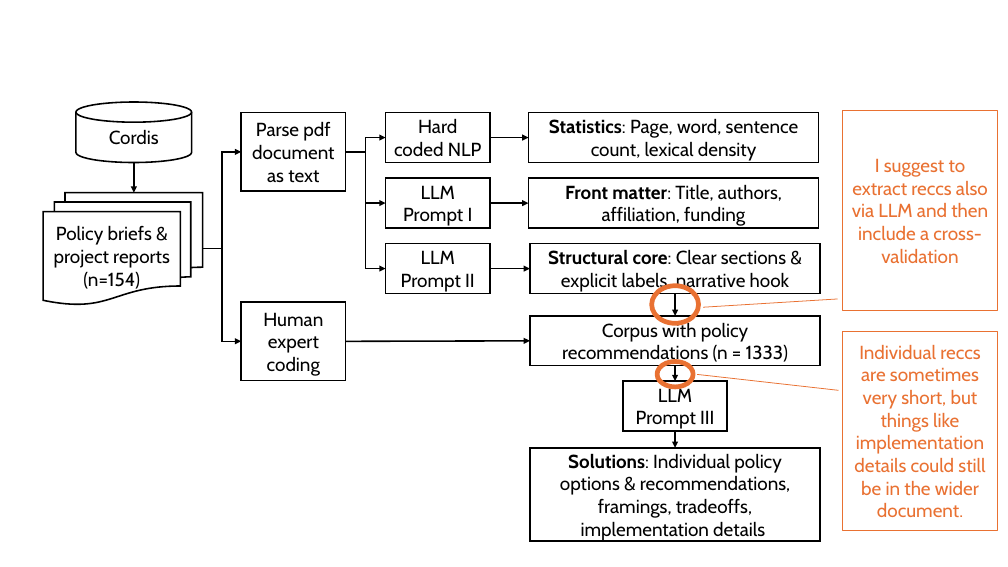
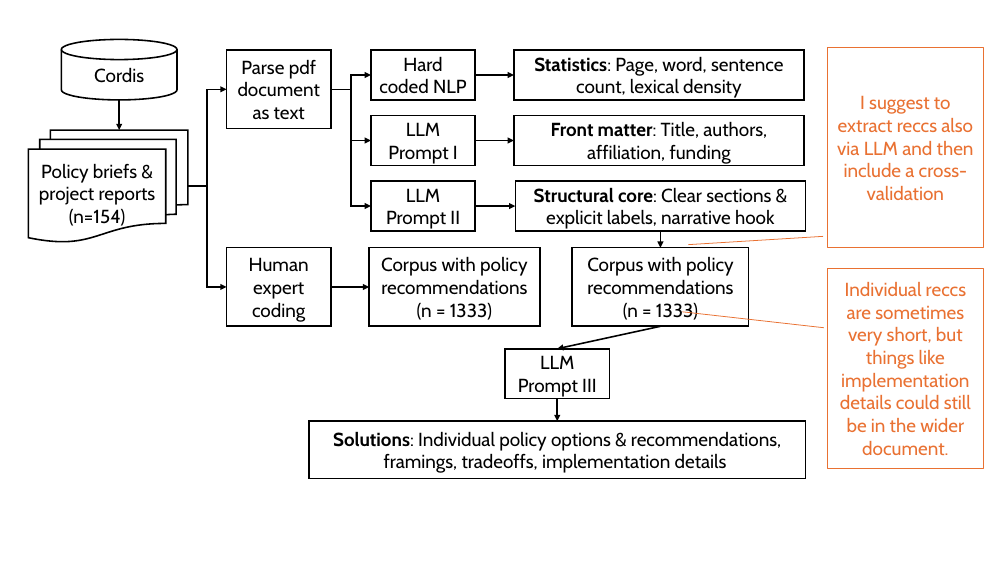
Before and after one commit to doschul/PolicyBriefAnalysis, a slide deck: slide 2 of Policy Brief Analysis.pptx. Drawn at 1008x567 pixels with LibreOffice and Linux fonts; fonts in the diff are those of the drawing. Boxes give left, top, right and bottom in pixels: in the first picture for what was removed or moved away, otherwise in the second. Text is boxed around its words. In the diff, an @@ line names an element or a change of style, - is before the commit and + after.

```diff
--- a/Policy Brief Analysis.pptx
+++ b/Policy Brief Analysis.pptx
@@ 4 elbow arrows, 3 rectangles, 2 arrows, 1 flow chart multidocument, 1 border callout, 1 cylinder: place and size @@
-4 elbow arrows, 3 rectangles, 2 arrows, 1 flow chart multidocument, 1 border callout, 1 cylinder at <box>43,102,998,532</box>
+4 elbow arrows, 3 rectangles, 2 arrows, 1 flow chart multidocument, 1 border callout, 1 cylinder at <box>29,39,984,469</box>
@@ 4 rectangles, 2 arrows, 1 border callout: place and size @@
-4 rectangles, 2 arrows, 1 border callout at <box>386,110,998,311</box>
+4 rectangles, 2 arrows, 1 border callout at <box>371,48,984,248</box>
@@ elbow arrow moved from (203, 249) - (241, 341) to (188, 186) - (227, 287) @@
@@ arrow moved from (675, 293) - (675, 316) to (661, 231) - (661, 248) @@
@@ rectangle "Human expert coding": place and size @@
-rectangle "Human expert coding" at <box>241,302,346,381</box>
+rectangle "Human expert coding" at <box>227,248,331,327</box>
@@ rectangle added at <box>369,248,540,327</box>, fill #FFFFFF, outline #000000 1.5 pt, 18 pt, text #000000 @@
+Corpus with policy recommendations (n = 1333)
@@ rectangle "Corpus with policy recommendations (n ...": place and size @@
-rectangle "Corpus with policy recommendations (n ..." at <box>530,316,820,366</box>
+rectangle "Corpus with policy recommendations (n ..." at <box>572,248,749,327</box>
@@ arrow moved from (346, 341) - (530, 341) to (331, 287) - (369, 287) @@
@@ ellipse removed at <box>652,286,699,324</box> @@
@@ arrow moved from (675, 366) - (675, 381) to (661, 327) - (557, 349) @@
@@ rectangle "LLM Prompt III": place and size @@
-rectangle "LLM Prompt III" at <box>623,381,727,431</box>
+rectangle "LLM Prompt III" at <box>505,349,609,399</box>
@@ ellipse removed at <box>657,361,693,387</box> @@
@@ arrow moved from (675, 431) - (675, 448) to (557, 399) - (557, 421) @@
@@ rectangle "Solutions: Individual policy options & ...": place and size @@
-rectangle "Solutions: Individual policy options & ..." at <box>530,448,820,541</box>
+rectangle "Solutions: Individual policy options & ..." at <box>309,421,806,479</box>
```
Also in this commit, not shown: 27 other files.
